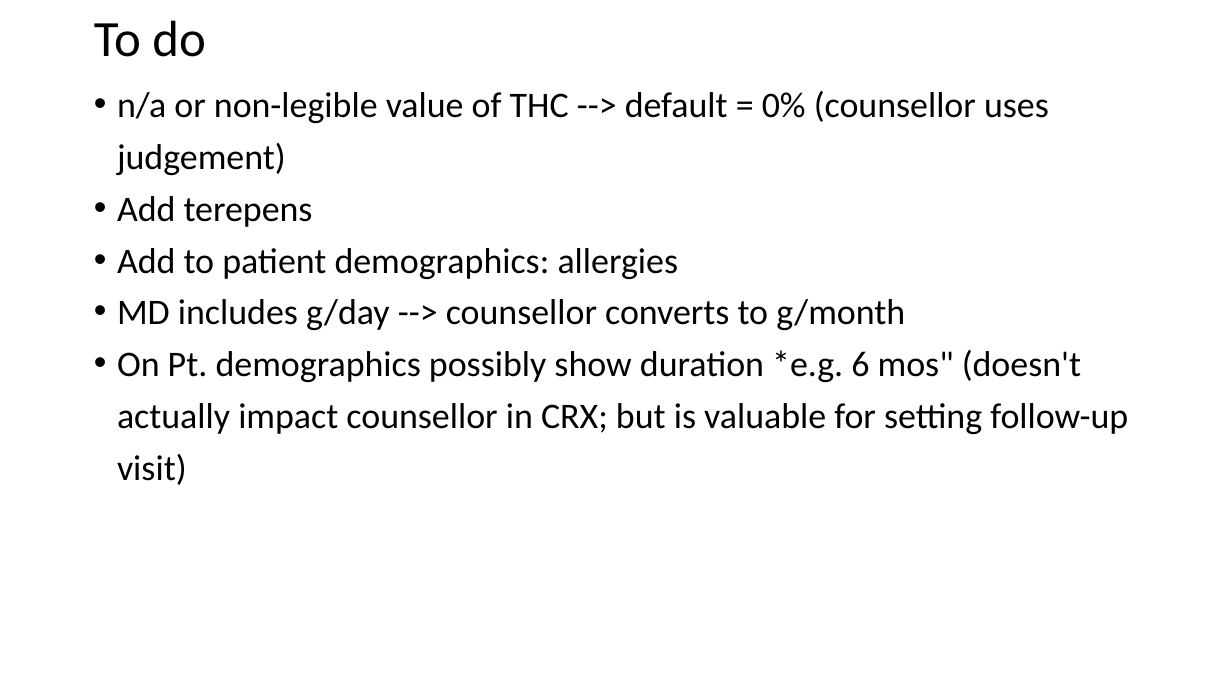
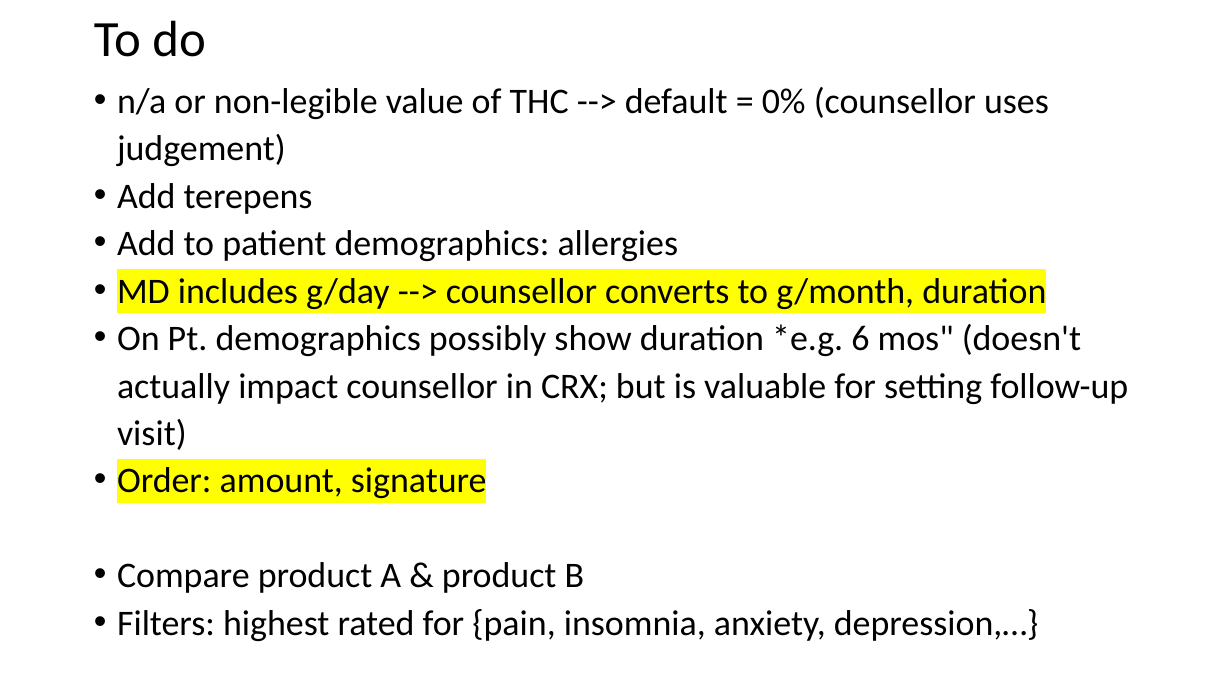
Before and after one commit to mradamcole/mradamcole, a slide deck: slide 3 of HC cannabis Rx.pptx. Drawn at 1232x693 pixels with LibreOffice and Linux fonts; fonts in the diff are those of the drawing. Boxes give left, top, right and bottom in pixels: in the first picture for what was removed or moved away, otherwise in the second. Text is boxed around its words. In the diff, an @@ line names an element or a change of style, - is before the commit and + after.

```diff
--- a/HC cannabis Rx.pptx
+++ b/HC cannabis Rx.pptx
@@ text at <box>117,87,1128,450</box>: line spacing 1.2 to 1.1 @@
@@ text at <box>117,278,1046,309</box>: text changed @@
-• MD includes g/day --> counsellor converts to g/month
+• MD includes g/day --> counsellor converts to g/month, duration
@@ text at <box>117,463,1039,641</box>: paragraphs added @@
+• Order: amount, signature
+• Compare product A & product B
+• Filters: highest rated for {pain, insomnia, anxiety, depression,…}
```
Also in this commit, not shown: 8 other files.
